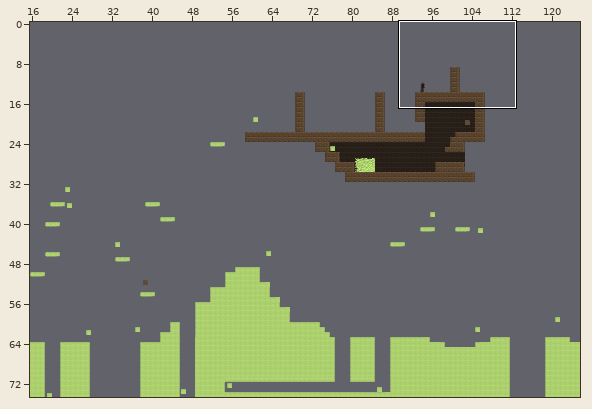
Tiled map (JSON): Jelly Adventures Final final/assets/Level/level_02.json. The first picture is a wide view before the edit; the outline marks the close-up.
Close-up. The starting point:
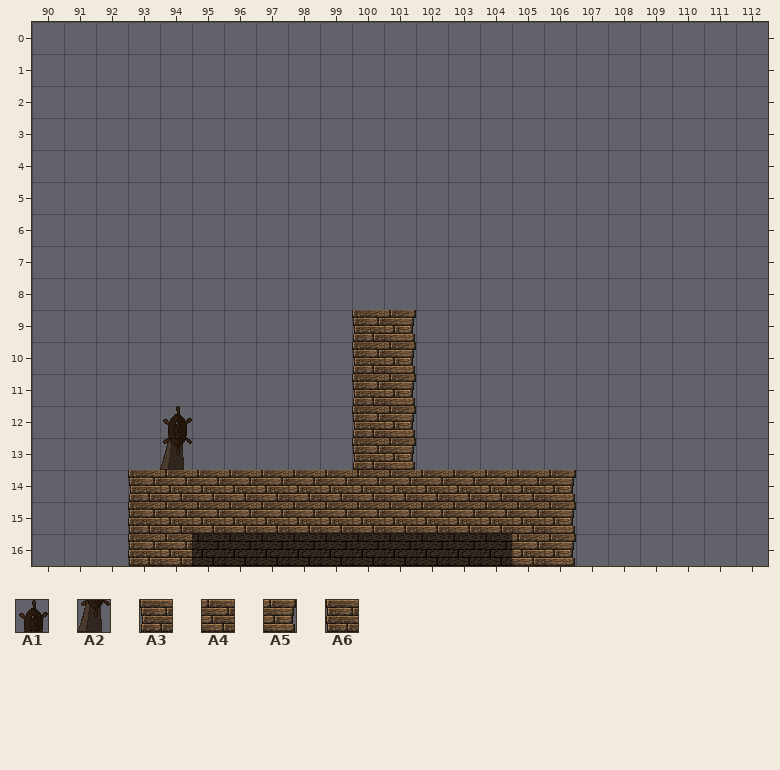
Cells are 32x32 px. Shown: x 90..112, y 0..16. The commit also changed other parts of the map, which this record leaves out.
Key: from "SteeringWheel": A1 0, A2 1; from "tile-sheet": A3 120, A4 121, A5 122, A6 136.
__ is an empty cell.
Layers that did not change in this view are not listed.
Layer "Background Layer 1" before, first column x 90:
 0 __ __ __ __ __ __ __ __ __ __ __ __ __ __ __ __ __ __ __ __ __ __ __
 1 __ __ __ __ __ __ __ __ __ __ __ __ __ __ __ __ __ __ __ __ __ __ __
 2 __ __ __ __ __ __ __ __ __ __ __ __ __ __ __ __ __ __ __ __ __ __ __
 3 __ __ __ __ __ __ __ __ __ __ __ __ __ __ __ __ __ __ __ __ __ __ __
 4 __ __ __ __ __ __ __ __ __ __ __ __ __ __ __ __ __ __ __ __ __ __ __
 5 __ __ __ __ __ __ __ __ __ __ __ __ __ __ __ __ __ __ __ __ __ __ __
 6 __ __ __ __ __ __ __ __ __ __ __ __ __ __ __ __ __ __ __ __ __ __ __
 7 __ __ __ __ __ __ __ __ __ __ __ __ __ __ __ __ __ __ __ __ __ __ __
 8 __ __ __ __ __ __ __ __ __ __ __ __ __ __ __ __ __ __ __ __ __ __ __
 9 __ __ __ __ __ __ __ __ __ __ A3 A5 __ __ __ __ __ __ __ __ __ __ __
10 __ __ __ __ __ __ __ __ __ __ A3 A5 __ __ __ __ __ __ __ __ __ __ __
11 __ __ __ __ __ __ __ __ __ __ A3 A5 __ __ __ __ __ __ __ __ __ __ __
12 __ __ __ __ __ __ __ __ __ __ A3 A5 __ __ __ __ __ __ __ __ __ __ __
13 __ __ __ __ __ __ __ __ __ __ A3 A5 __ __ __ __ __ __ __ __ __ __ __
14 __ __ __ __ __ __ __ __ __ __ __ __ __ __ __ __ __ __ __ __ __ __ __
15 __ __ __ __ __ __ __ __ __ __ __ __ __ __ __ __ __ __ __ __ __ __ __
16 __ __ __ __ __ __ __ __ __ __ __ __ __ __ __ __ __ __ __ __ __ __ __
Layer "Platform Layer" before, first column x 90:
 0 __ __ __ __ __ __ __ __ __ __ __ __ __ __ __ __ __ __ __ __ __ __ __
 1 __ __ __ __ __ __ __ __ __ __ __ __ __ __ __ __ __ __ __ __ __ __ __
 2 __ __ __ __ __ __ __ __ __ __ __ __ __ __ __ __ __ __ __ __ __ __ __
 3 __ __ __ __ __ __ __ __ __ __ __ __ __ __ __ __ __ __ __ __ __ __ __
 4 __ __ __ __ __ __ __ __ __ __ __ __ __ __ __ __ __ __ __ __ __ __ __
 5 __ __ __ __ __ __ __ __ __ __ __ __ __ __ __ __ __ __ __ __ __ __ __
 6 __ __ __ __ __ __ __ __ __ __ __ __ __ __ __ __ __ __ __ __ __ __ __
 7 __ __ __ __ __ __ __ __ __ __ __ __ __ __ __ __ __ __ __ __ __ __ __
 8 __ __ __ __ __ __ __ __ __ __ __ __ __ __ __ __ __ __ __ __ __ __ __
 9 __ __ __ __ __ __ __ __ __ __ __ __ __ __ __ __ __ __ __ __ __ __ __
10 __ __ __ __ __ __ __ __ __ __ __ __ __ __ __ __ __ __ __ __ __ __ __
11 __ __ __ __ __ __ __ __ __ __ __ __ __ __ __ __ __ __ __ __ __ __ __
12 __ __ __ __ A1 __ __ __ __ __ __ __ __ __ __ __ __ __ __ __ __ __ __
13 __ __ __ __ A2 __ __ __ __ __ __ __ __ __ __ __ __ __ __ __ __ __ __
14 __ __ __ A3 A4 A4 A4 A4 A4 A4 A4 A4 A4 A4 A4 A4 A5 __ __ __ __ __ __
15 __ __ __ A6 A4 A4 A4 A4 A4 A4 A4 A4 A4 A4 A4 A4 A5 __ __ __ __ __ __
16 __ __ __ A6 A4 __ __ __ __ __ __ __ __ __ __ A4 A5 __ __ __ __ __ __
After:
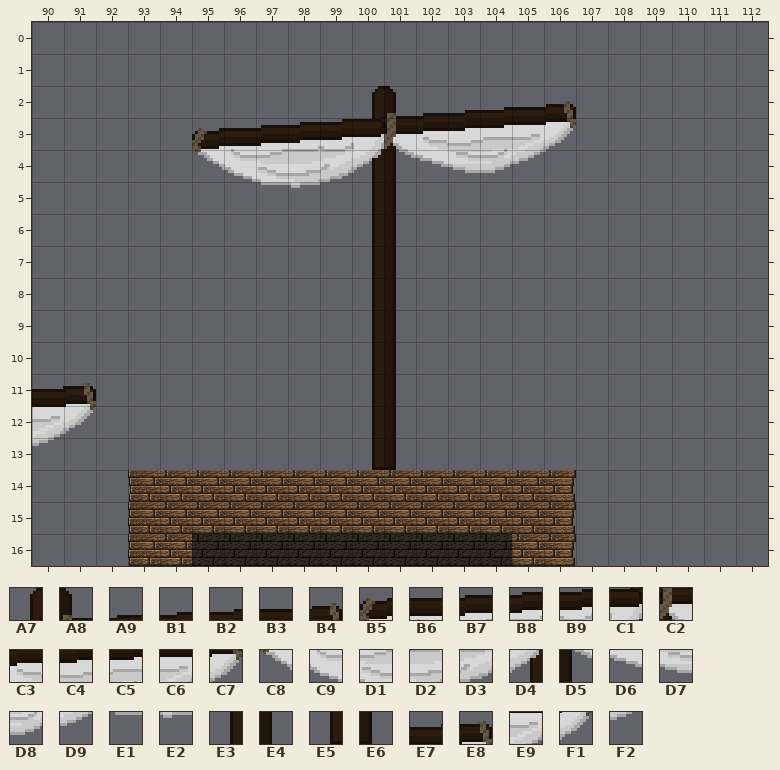
Further tiles: from "Sail": A7 5, A8 6, A9 7, B1 8, B2 9, B3 10, B4 11, B5 12, B6 13, B7 14, B8 15, B9 16, C1 17, C2 18, C3 19, C4 20, C5 21, C6 22, C7 23, C8 24, C9 25, D1 26, D2 27, D3 28, D4 29, D5 30, D6 31, D7 32, D8 33, D9 34, E1 38, E2 39, E3 41, E4 42, E5 137, E6 138; from "Sail02": E7 46, E8 47, E9 58, F1 59, F2 70.
What changed:
Changed rows in their new state; .. is an unchanged cell.
Layer "Background Layer 1":
first column x 90:
 2 .. .. .. .. .. .. .. .. .. .. A7 A8 A9 B1 B2 B3 B4
 3 .. .. .. .. .. B5 B6 B7 B8 B9 C1 C2 C3 C4 C5 C6 C7
 4 .. .. .. .. .. C8 C9 D1 D2 D3 D4 D5 D6 D7 D8 D9 ..
 5 .. .. .. .. .. .. .. E1 E2 .. E3 E4 .. .. .. .. ..
 6 .. .. .. .. .. .. .. .. .. .. E3 E4 .. .. .. .. ..
 7 .. .. .. .. .. .. .. .. .. .. E3 E4 .. .. .. .. ..
 8 .. .. .. .. .. .. .. .. .. .. E3 E4 .. .. .. .. ..
 9 .. .. .. .. .. .. .. .. .. .. E3 E4 .. .. .. .. ..
10 .. .. .. .. .. .. .. .. .. .. E3 E4 .. .. .. .. ..
11 E7 E8 .. .. .. .. .. .. .. .. E3 E4 .. .. .. .. ..
12 E9 F1 .. .. .. .. .. .. .. .. E3 E4 .. .. .. .. ..
13 F2 .. .. .. .. .. .. .. .. .. E5 E6 .. .. .. .. ..
Layer "Platform Layer":
first column x 94:
12 __
13 __
Boxes around the changes in both close-ups, in picture pixels (x1, y1, x2, y2):
changed: (192, 86, 576, 470)
added: (32, 383, 96, 446)
removed: (160, 406, 192, 470)
